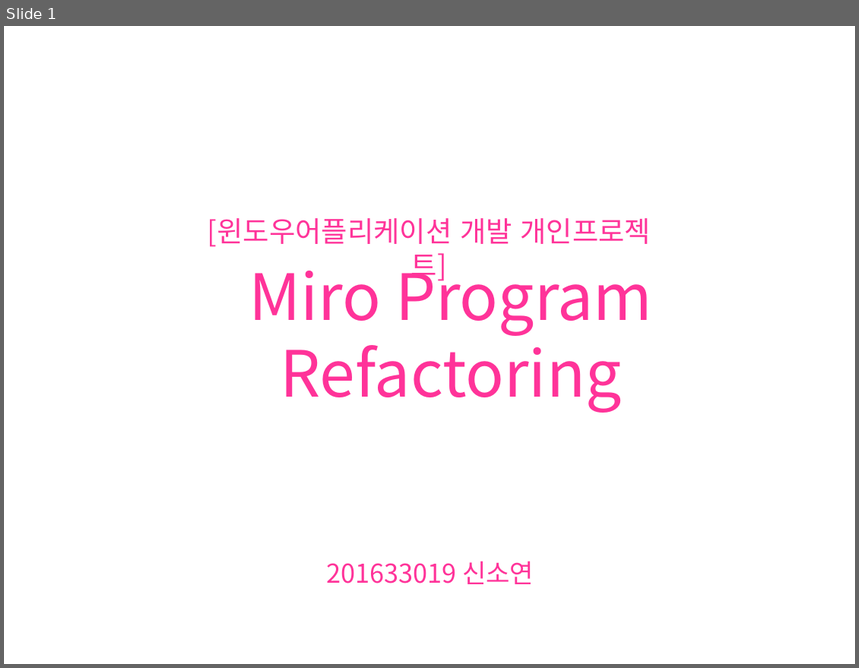
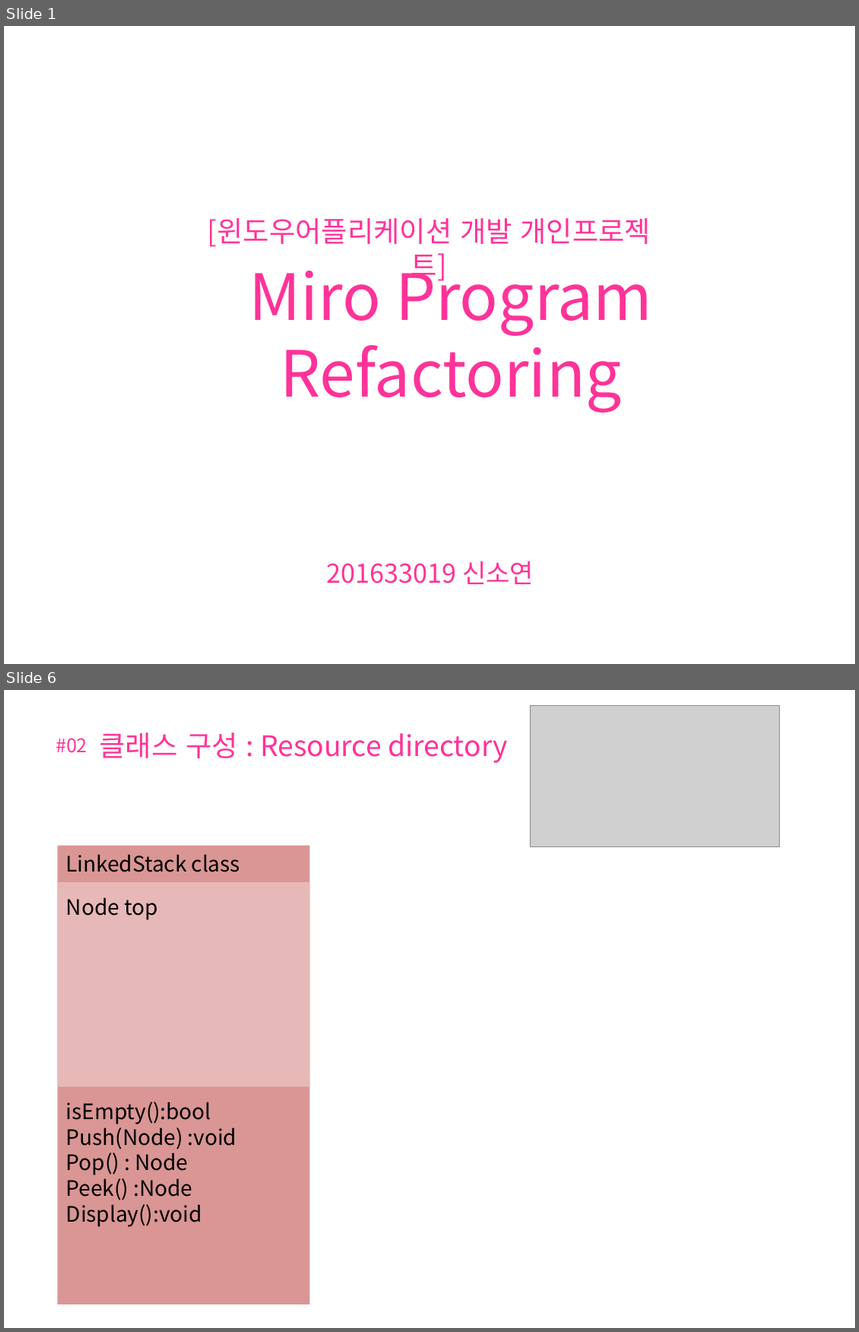
Before and after one commit to shinsoyeon16/MiroProgram_csRefactoring, a slide deck: 윈도우어플리케이션개발_개별발표2_MiroRefactoring_201633019신소연.pptx. Shown one above the other, each under a label of ours: slide 1 before the commit, slides 1 and 6 after it; the slides between them are not shown. The pictures are 859x668 and 859x1332 pixels, drawn with LibreOffice and Linux fonts; fonts in the diff are those of the drawing; grey boxes stand for pictures; background and template pictures are left out. Boxes give left, top, right and bottom in pixels: in the first picture for what was removed or moved away, otherwise in the second. Text is boxed around its words. In the diff, an @@ line names an element or a change of style, - is before the commit and + after.

```diff
--- a/윈도우어플리케이션개발_개별발표2_MiroRefactoring_201633019신소연.pptx
+++ b/윈도우어플리케이션개발_개별발표2_MiroRefactoring_201633019신소연.pptx
@@ slide 6 added at [4,690,855,1328], background picture (left out) @@
@@ picture added at [530,705,779,847] @@
@@ text added at [100,733,508,763], 24 pt, text #FF3399 @@
+클래스 구성 : Resource directory
@@ text added at [56,738,87,753], 16 pt, text #FF3399 @@
+#02
@@ rectangle added at [58,846,310,1305], fill #D99694 @@
@@ text added at [66,854,240,872], 18 pt, text #000000 @@
+LinkedStack class
@@ rectangle added at [58,882,310,1087], fill #E6B9B8 @@
@@ text added at [66,897,237,1227], 18 pt, text #000000 @@
+Node top
+isEmpty():bool
+Push(Node) :void
+Pop() : Node
+Peek() :Node
+Display():void
```
Also in this commit, not shown: 10 other slides added, 8 slides removed, 1 other file.
